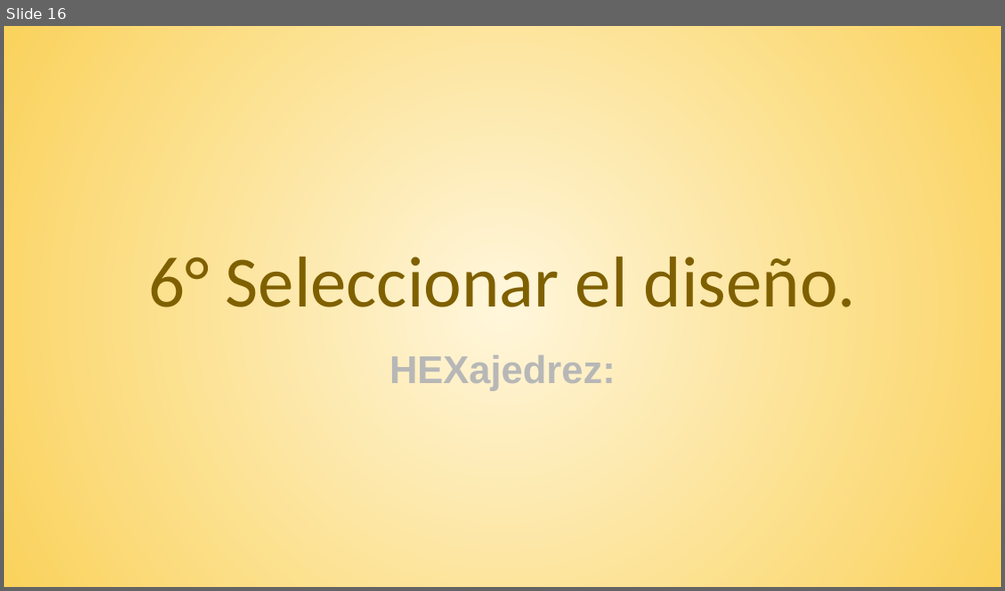
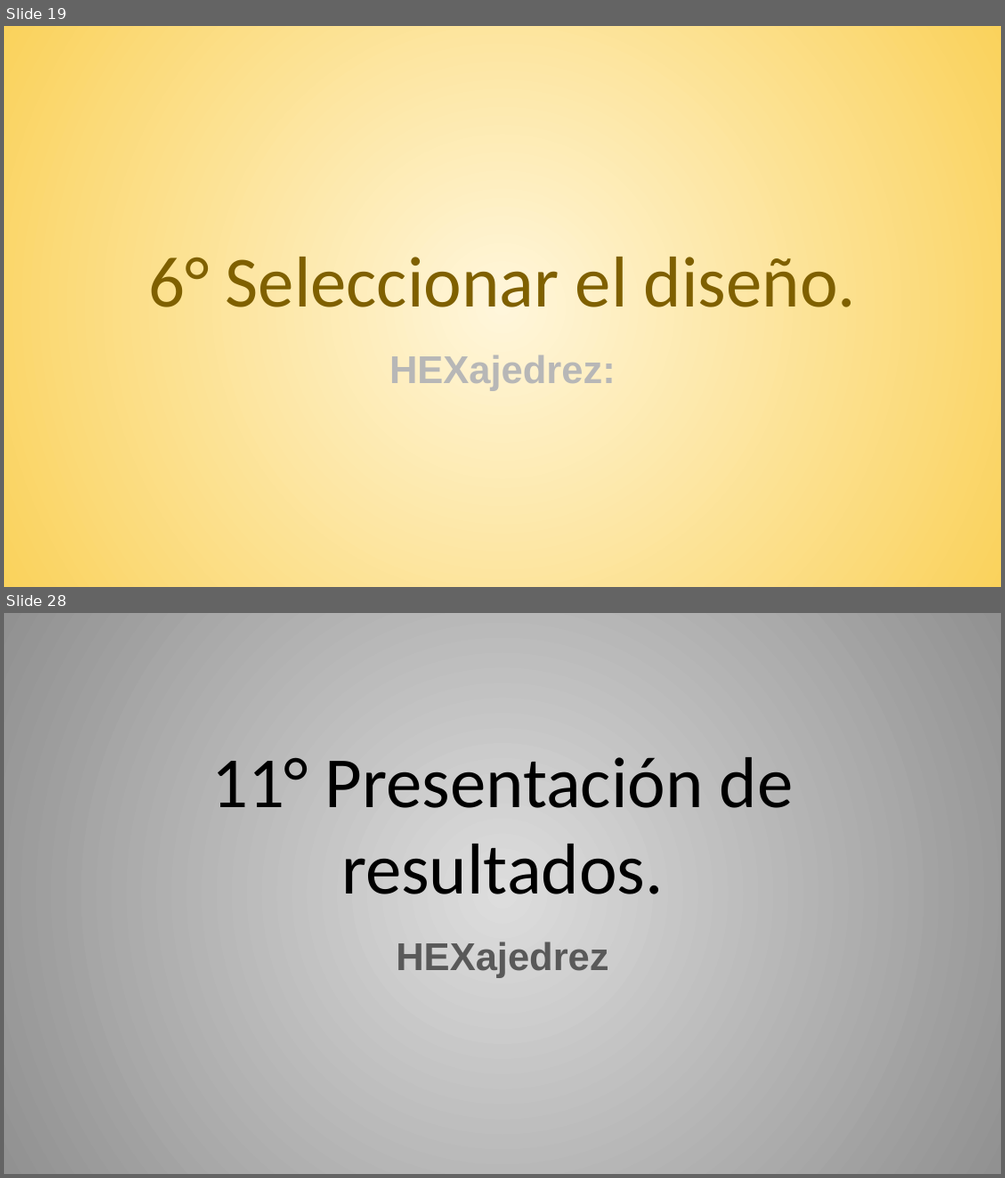
Before and after one commit to raullencinas-frm-utn/Hexajedrez, a slide deck: Hexajedrez - Presentación.odp. Shown one above the other, each under a label of ours: slide 16 before the commit, slides 19 and 28 after it; the slides between them are not shown. The pictures are 1005x591 and 1005x1178 pixels, drawn with LibreOffice and Linux fonts; fonts in the diff are those of the drawing. Boxes give left, top, right and bottom in pixels: in the first picture for what was removed or moved away, otherwise in the second. Text is boxed around its words. In the diff, an @@ line names an element or a change of style, - is before the commit and + after.

```diff
--- a/Hexajedrez - Presentación.odp
+++ b/Hexajedrez - Presentación.odp
@@ slide 28 added at (x1=4, y1=613, x2=1001, y2=1174), background gradient #DDDDDD to #919191 @@
@@ title added at (x1=211, y1=757, x2=793, y2=894), 52 pt, text #000000 @@
+11° Presentación de resultados.
@@ subtitle added at (x1=396, y1=941, x2=608, y2=978), 28 pt, text #595959, bold @@
+HEXajedrez
@@ what was slide 16 is now slide 19 @@
```
Also in this commit, not shown: 6 slides changed, 10 other slides added, 2 slides removed, 1 other file.
